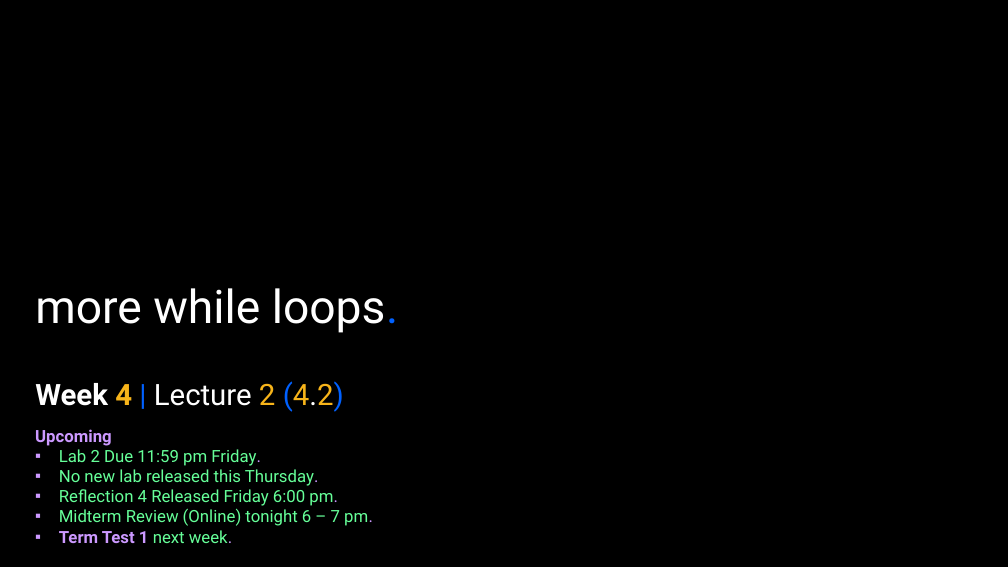
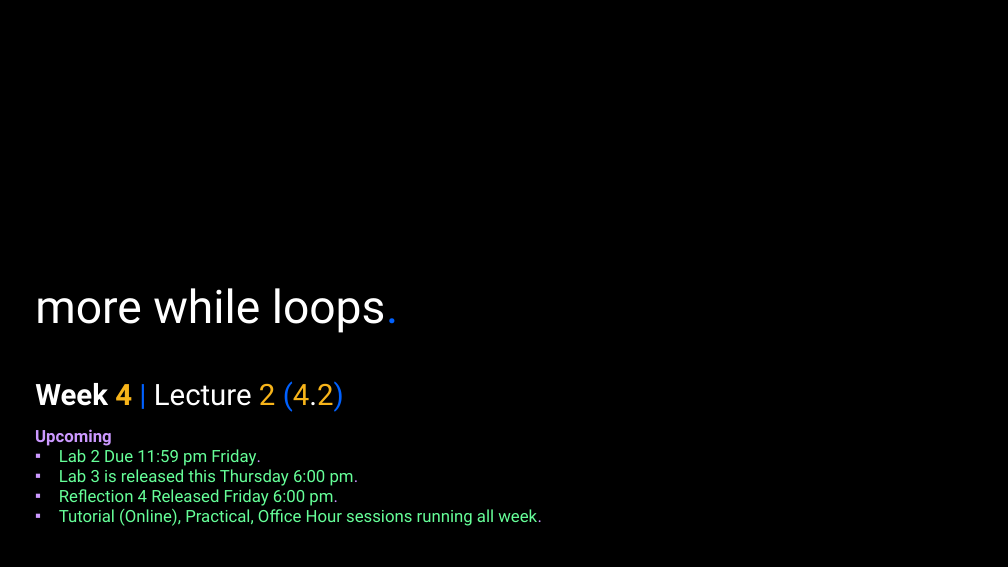
Before and after one commit to APS106/APS106-winter-2025-kinsella-goodfellow, a slide deck: slide 1 of lectures/week4/lecture2/slides/week4_lecture2.pptx. Drawn at 1008x567 pixels with LibreOffice and Linux fonts; fonts in the diff are those of the drawing; background and template pictures are left out. Boxes give left, top, right and bottom in pixels: in the first picture for what was removed or moved away, otherwise in the second. Text is boxed around its words. In the diff, an @@ line names an element or a change of style, - is before the commit and + after.

Commit message:
- Week 4 Lecture 1

```diff
--- a/lectures/week4/lecture2/slides/week4_lecture2.pptx
+++ b/lectures/week4/lecture2/slides/week4_lecture2.pptx
@@ text at box(59, 469, 359, 486): text changed @@
-▪ No new lab released this Thursday.
+▪ Lab 3 is released this Thursday 6:00 pm.
@@ text at box(59, 508, 542, 526): text changed @@
-▪ Midterm Review (Online) tonight 6 – 7 pm.
-▪ Term Test 1 next week.
+▪ Tutorial (Online), Practical, Office Hour sessions running all week.
```
Also in this commit, not shown: 1 other slide changed, 1 slide added, 1 slide removed, 3 other files.
